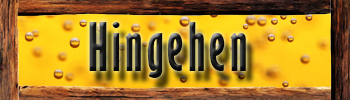
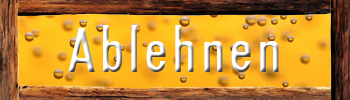
Layered file, before and after one edit (350 × 100). Changes by layer:
renamed "Hingehen" to "Ablehnen", painted on it over 68, 22, 279, 78
painted on "Hintergrund Kopie" over 17, 13, 331, 91
